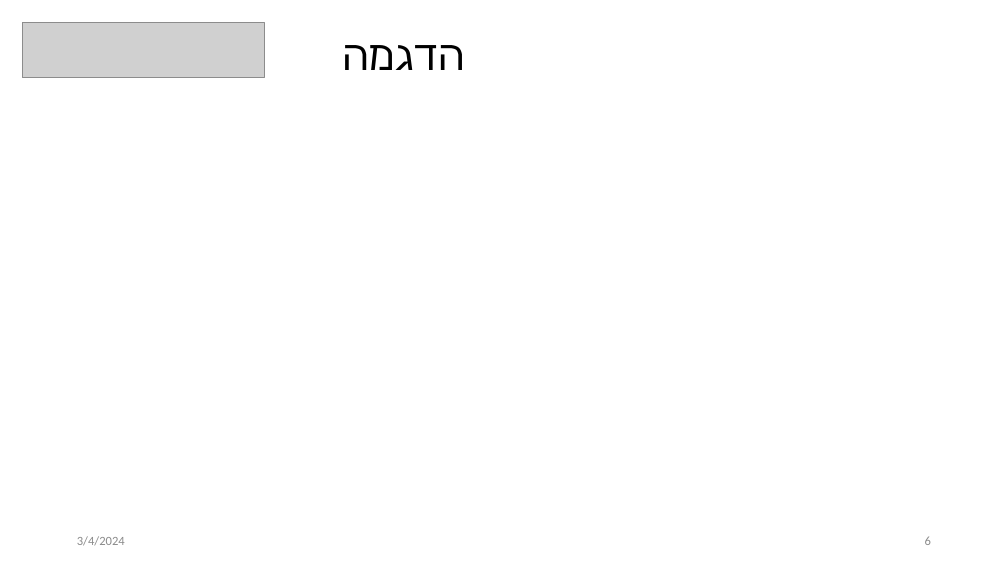
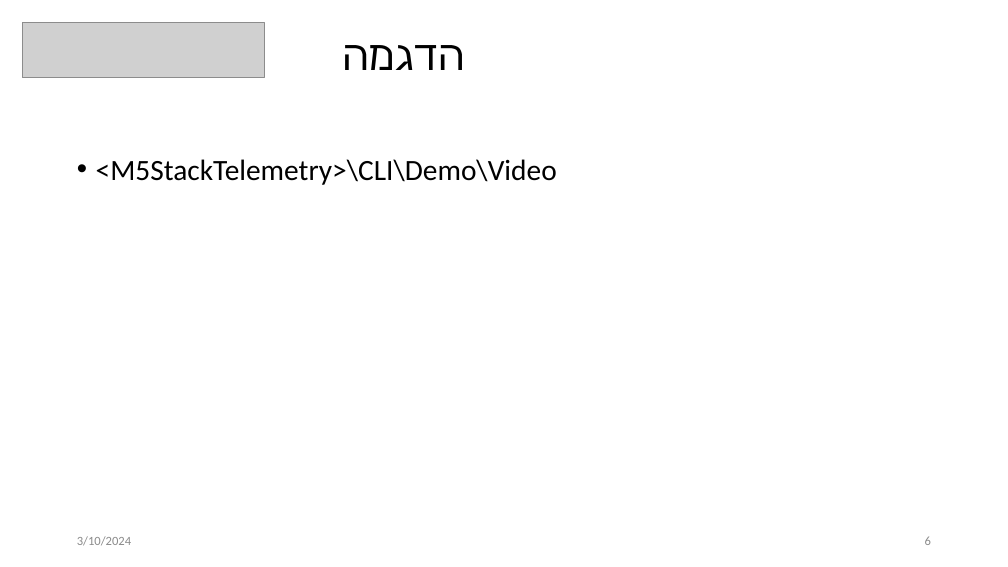
Before and after one commit to YonatanAmir1996/M5StackTelemetry, a slide deck: slide 6 of ProjectDocuments/Template4Mid (6) (2).pptx. Drawn at 1008x567 pixels with LibreOffice and Linux fonts; fonts in the diff are those of the drawing; grey boxes stand for pictures. Boxes give left, top, right and bottom in pixels: in the first picture for what was removed or moved away, otherwise in the second. Text is boxed around its words. In the diff, an @@ line names an element or a change of style, - is before the commit and + after.

```diff
--- a/ProjectDocuments/Template4Mid (6) (2).pptx
+++ b/ProjectDocuments/Template4Mid (6) (2).pptx
@@ text added at (96, 159, 557, 185), 28 pt, text #000000 @@
+• <M5StackTelemetry>\CLI\Demo\Video
@@ text at (77, 536, 131, 546): text changed @@
-3/4/2024
+3/10/2024
```
Also in this commit, not shown: 14 other slides changed, 9 other files.
